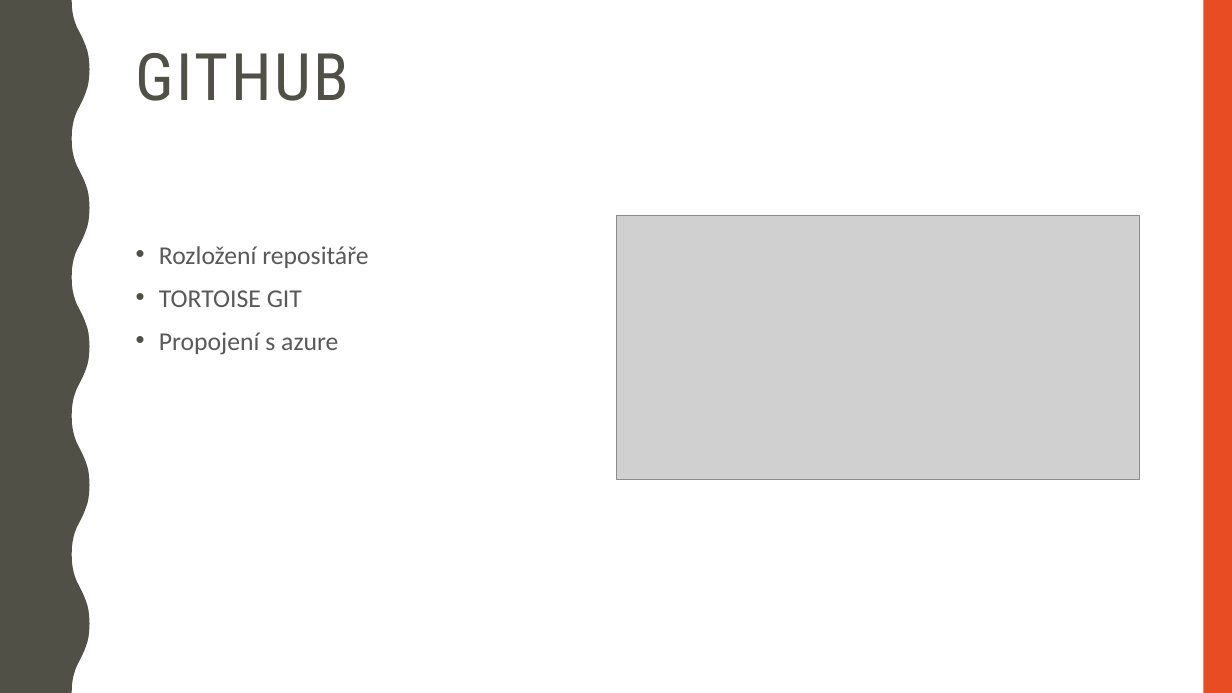
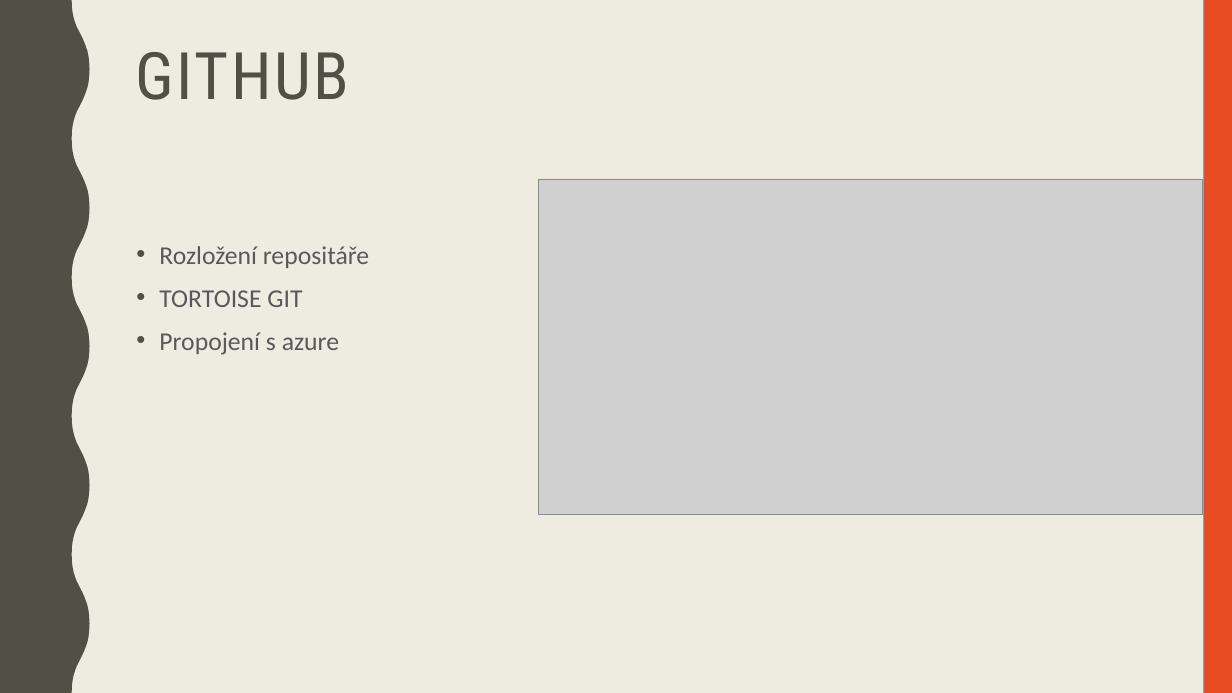
Before and after one commit to hruska07/Apollo13, a slide deck: slide 5 of docs/Apollo 13 - Logos Polytechnikos.pptx. Drawn at 1232x693 pixels with LibreOffice and Linux fonts; fonts in the diff are those of the drawing; grey boxes stand for pictures. Boxes give left, top, right and bottom in pixels: in the first picture for what was removed or moved away, otherwise in the second. Text is boxed around its words. In the diff, an @@ line names an element or a change of style, - is before the commit and + after.

```diff
--- a/docs/Apollo 13 - Logos Polytechnikos.pptx
+++ b/docs/Apollo 13 - Logos Polytechnikos.pptx
@@ background #FFFFFF to #EEECE1 @@
@@ freeform shape removed at box(0, 0, 90, 693) @@
@@ freeform shape added at box(0, 0, 90, 693), fill #505046 @@
@@ rectangle removed at box(1203, 0, 1232, 693) @@
@@ rectangle added at box(1203, 0, 1232, 693), fill #E84C22 @@
@@ title "GITHUB" at box(136, 52, 350, 100): less space between paragraphs @@
@@ picture: place and size @@
-picture at box(616, 215, 1140, 480)
+picture at box(539, 179, 1202, 515)
```
Also in this commit, not shown: 3 other slides changed.
